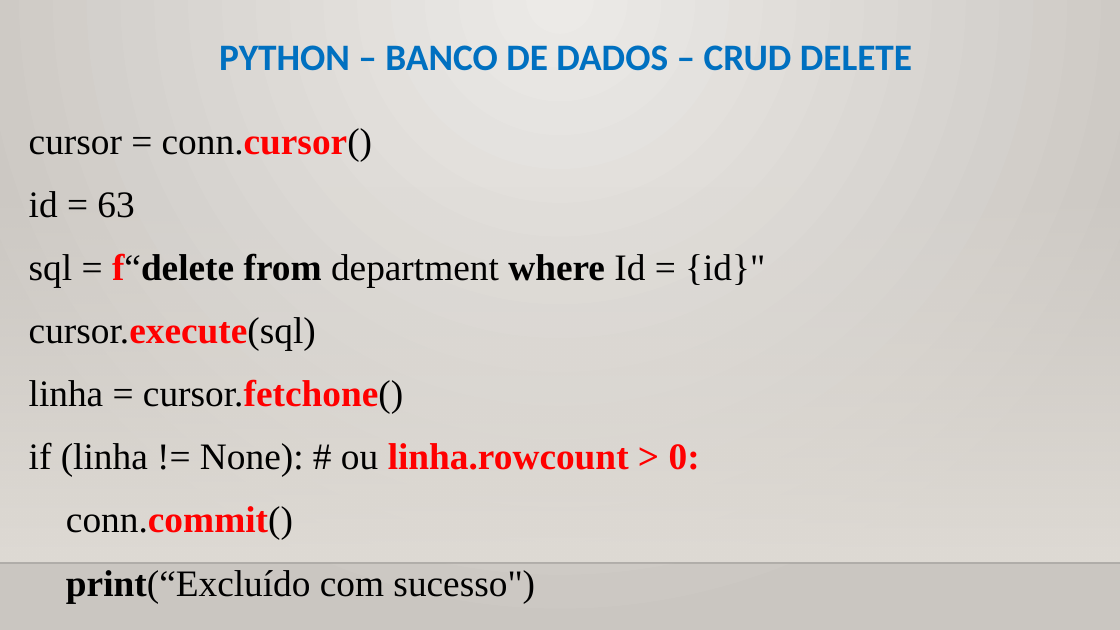
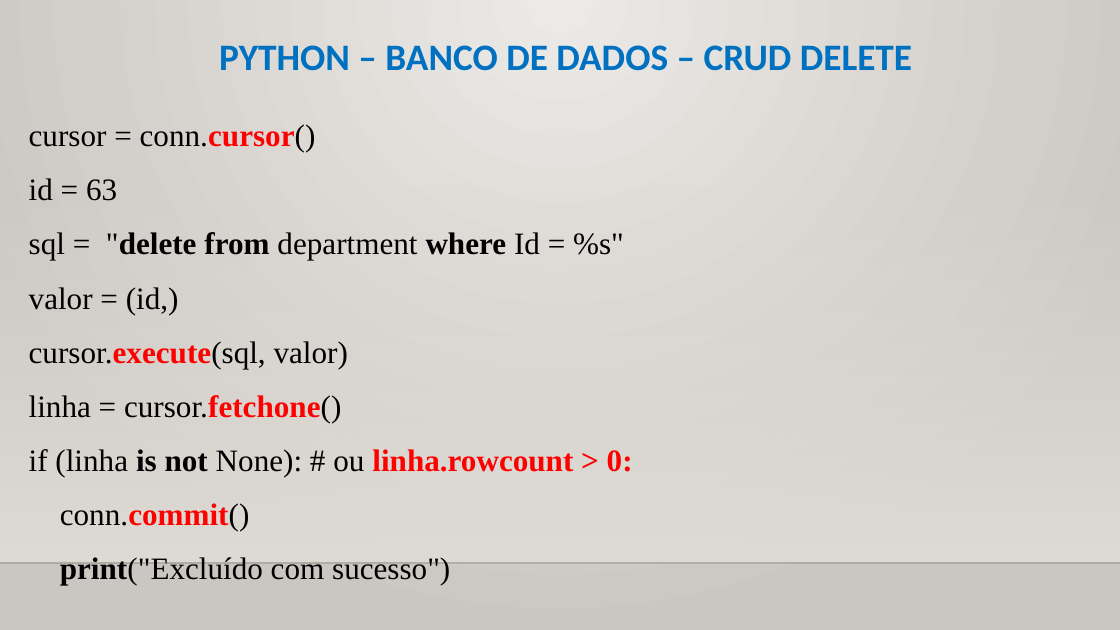
Before and after one commit to CloudEducationBrazil/WydenPythonParadigmas, a slide deck: slide 11 of 01 Classes/Aula 12, 13 Programação Python - Banco de Dados.pptx. Drawn at 1120x630 pixels with LibreOffice and Linux fonts; fonts in the diff are those of the drawing; background and template pictures are left out. Boxes give left, top, right and bottom in pixels: in the first picture for what was removed or moved away, otherwise in the second. Text is boxed around its words. In the diff, an @@ line names an element or a change of style, - is before the commit and + after.

Commit message:
App User Web Python Paradigmas 14102025

```diff
--- a/01 Classes/Aula 12, 13 Programação Python - Banco de Dados.pptx
+++ b/01 Classes/Aula 12, 13 Programação Python - Banco de Dados.pptx
@@ text at bbox=[29, 124, 341, 531]: size 24 to 20 pt in "cursor = conn.cursor()", "id = 63", "linha = cursor.fetchone()", "conn.commit()" @@
@@ text at bbox=[29, 232, 624, 369]: text changed; size 24 to 20 pt @@
-sql = f“delete from department where Id = {id}"
-cursor.execute(sql)
+sql = "delete from department where Id = %s"
+valor = (id,)
+cursor.execute(sql, valor)
@@ text at bbox=[29, 449, 633, 477]: text changed; size 24 to 20 pt; bold on @@
-if (linha != None): # ou linha.rowcount > 0:
+if (linha is not None): # ou linha.rowcount > 0:
@@ text at bbox=[60, 557, 450, 585]: text changed; size 24 to 20 pt @@
-print(“Excluído com sucesso")
+print("Excluído com sucesso")
```
Also in this commit, not shown: 5 other slides changed, 13 other files.
